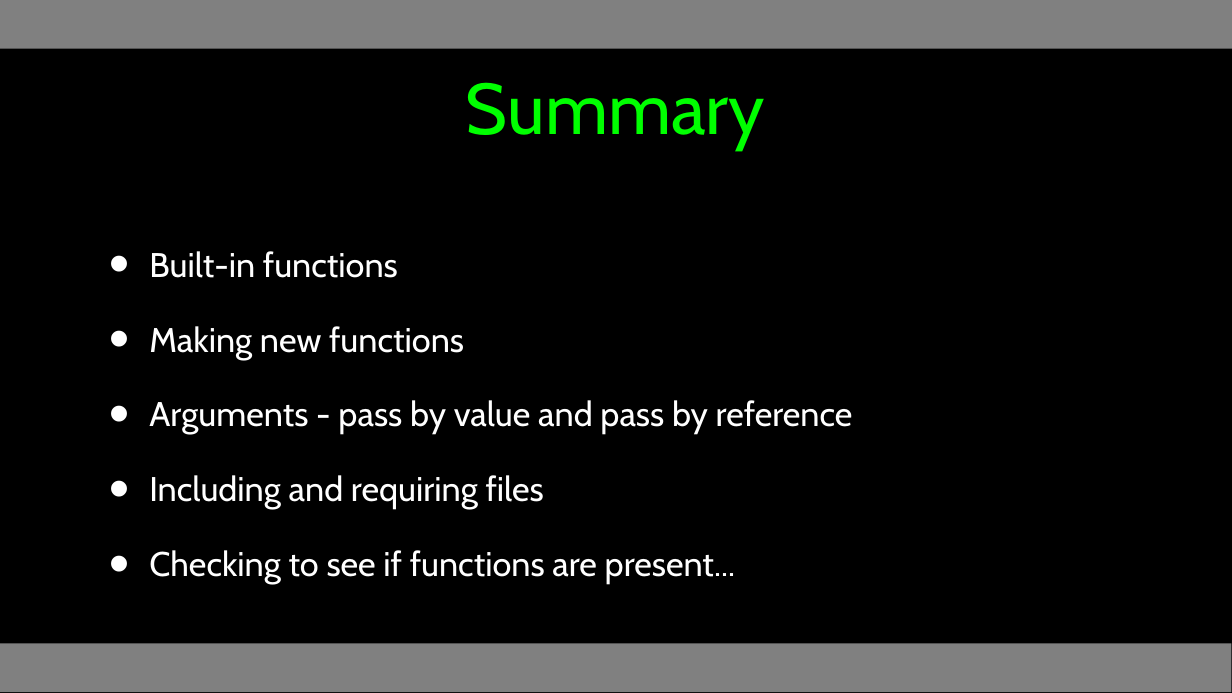
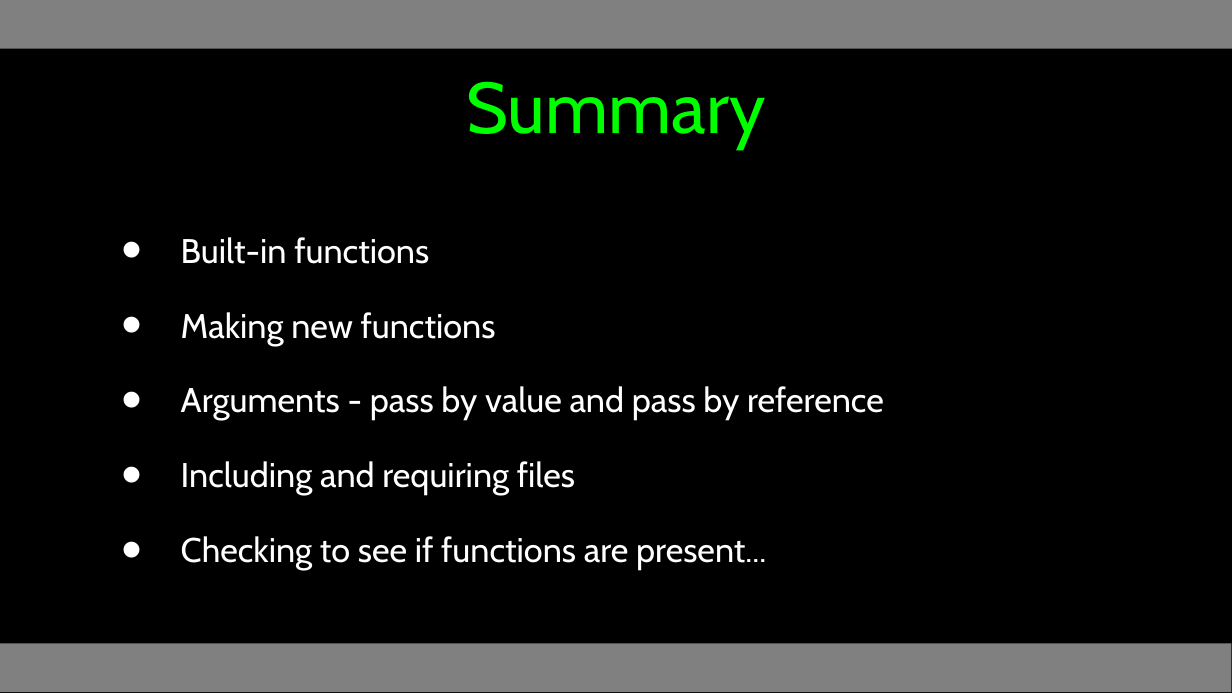
Before and after one commit to csev/wa4e, a slide deck: slide 30 of lectures/PHP-05-Functions.ppt. Drawn at 1232x693 pixels with LibreOffice and Linux fonts; fonts in the diff are those of the drawing. Boxes give left, top, right and bottom in pixels: in the first picture for what was removed or moved away, otherwise in the second. Text is boxed around its words. In the diff, an @@ line names an element or a change of style, - is before the commit and + after.

```diff
--- a/lectures/PHP-05-Functions.ppt
+++ b/lectures/PHP-05-Functions.ppt
@@ text "Built-in functions": place and size @@
-text "Built-in functions" at bbox=[149, 251, 853, 585]
+text "Built-in functions" at bbox=[181, 237, 884, 571]
@@ text "Built-in functions" at bbox=[181, 237, 884, 571]: indent changed @@
```
Also in this commit, not shown: 14 other slides changed, 10 other files.
